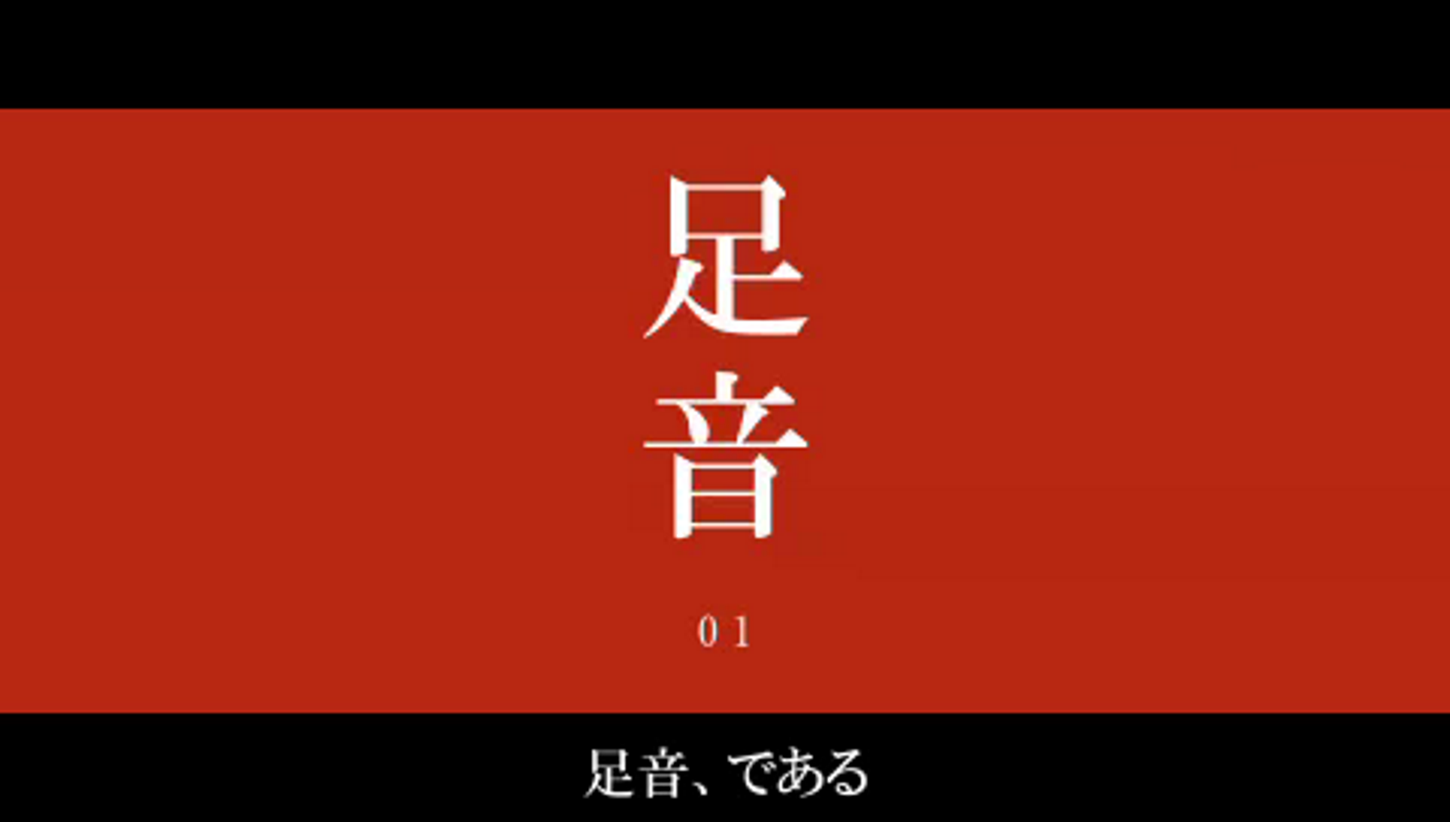
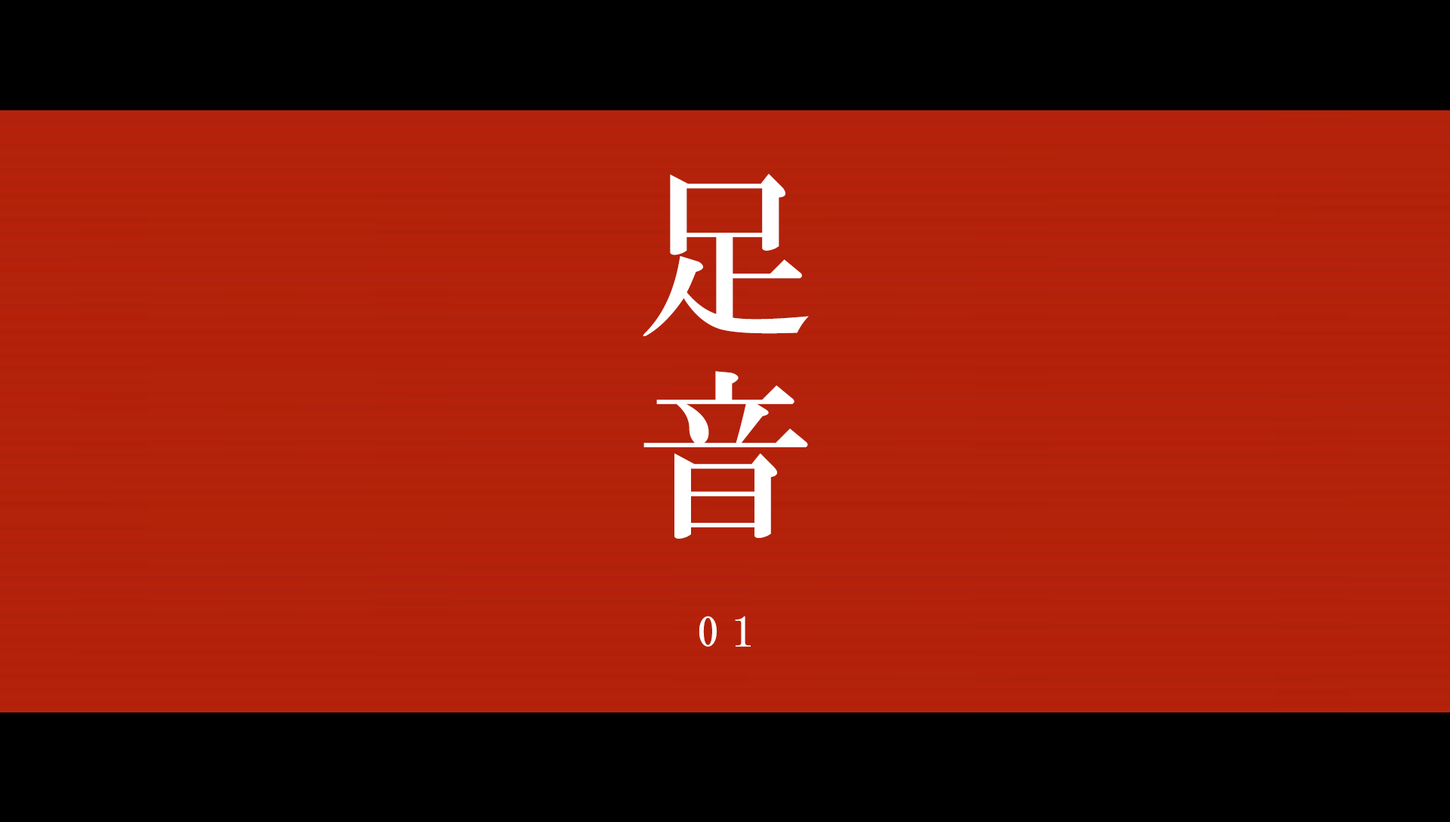
Two versions of the same layered image (w=1450, h=822). Layer-by-layer changes:
added layer "01" above "足 音" over 699, 615, 751, 647
added layer "足 音" above "Layer 2" over 642, 173, 809, 539
showed "Layer 2" over 0, 107, 1450, 799
